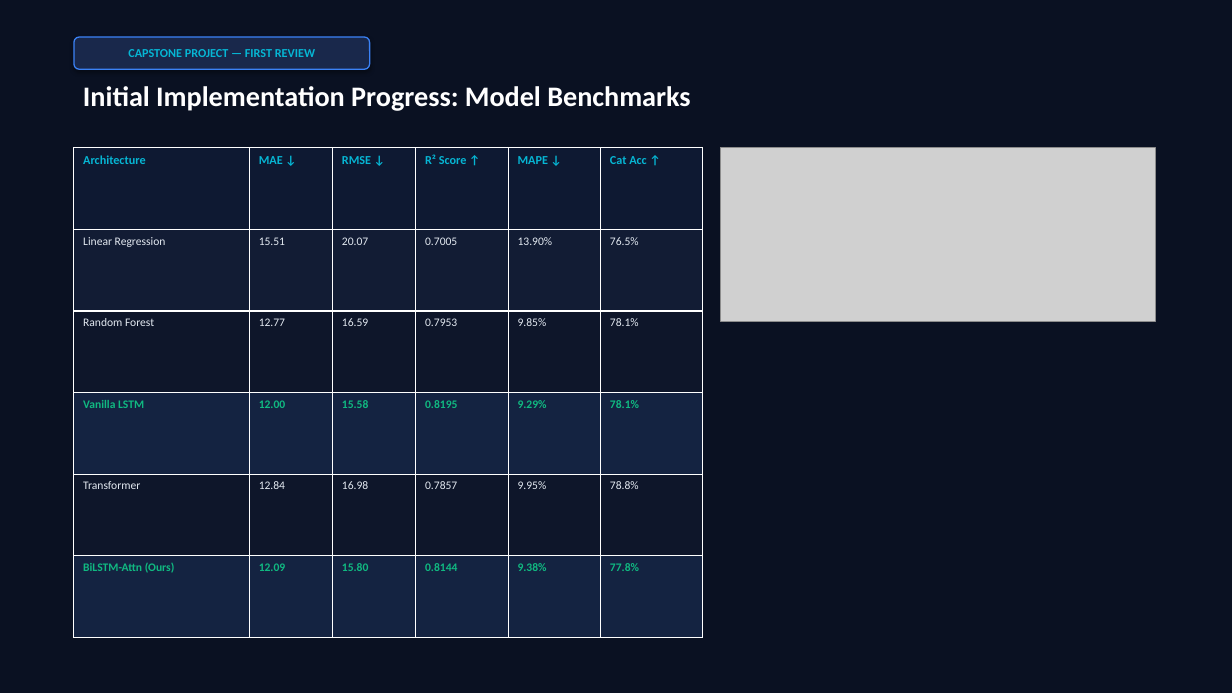
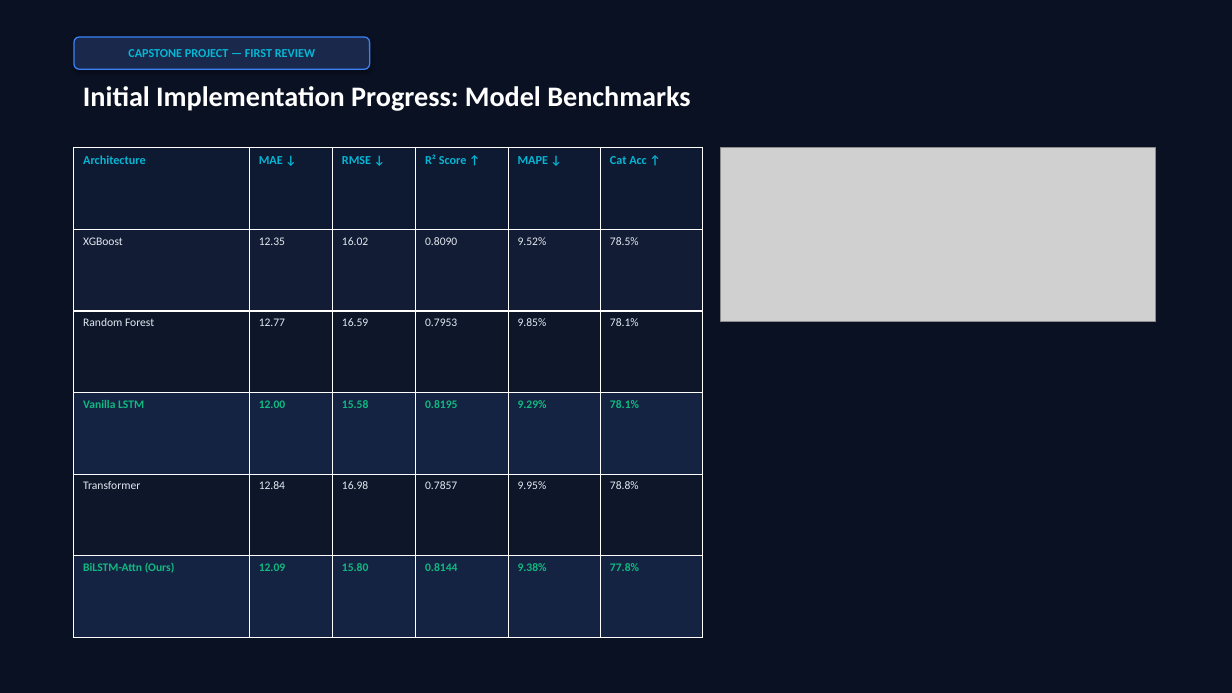
Before and after one commit to Daksh-K-11/final-year-project, a slide deck: slide 12 of docs/Air_Quality_Prediction_Review_1.pptx. Drawn at 1232x693 pixels with LibreOffice and Linux fonts; fonts in the diff are those of the drawing; grey boxes stand for pictures. Boxes give left, top, right and bottom in pixels: in the first picture for what was removed or moved away, otherwise in the second. Text is boxed around its words. In the diff, an @@ line names an element or a change of style, - is before the commit and + after.

```diff
--- a/docs/Air_Quality_Prediction_Review_1.pptx
+++ b/docs/Air_Quality_Prediction_Review_1.pptx
@@ table at <box>74,148,702,638</box> @@
-row 2: Linear Regression | 15.51 | 20.07 | 0.7005 | 13.90% | 76.5%
+row 2: XGBoost | 12.35 | 16.02 | 0.8090 | 9.52% | 78.5%
```
Also in this commit, not shown: 1 other slide changed, 45 other files.
